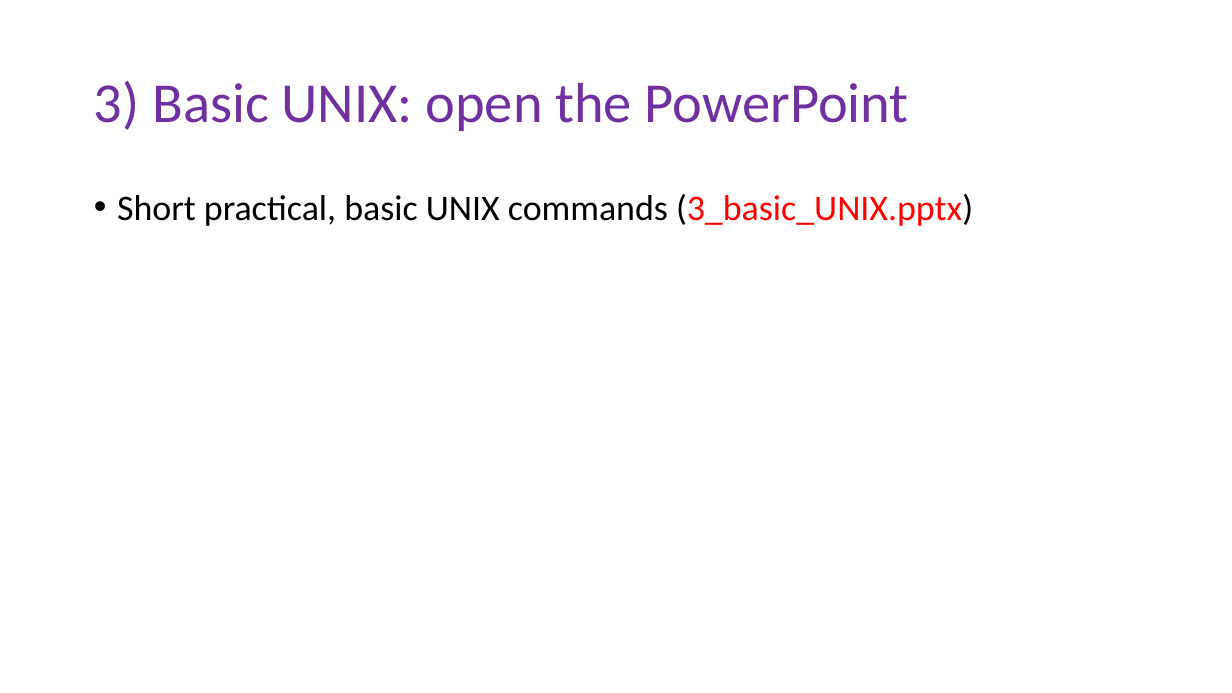
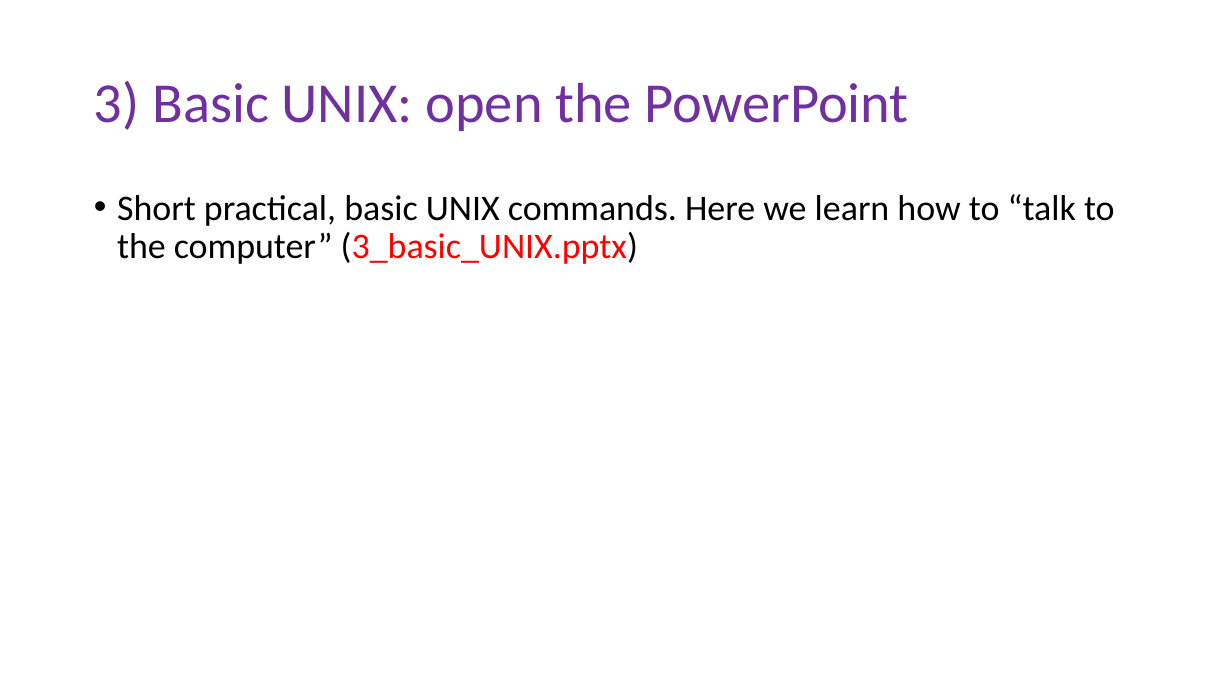
Before and after one commit to peterthorpe5/Msc_Digital_Health, a slide deck: slide 6 of powerpoint/1_ASSEMBLY_WORKSHOP.pptx. Drawn at 1232x693 pixels with LibreOffice and Linux fonts; fonts in the diff are those of the drawing. Boxes give left, top, right and bottom in pixels: in the first picture for what was removed or moved away, otherwise in the second. Text is boxed around its words. In the diff, an @@ line names an element or a change of style, - is before the commit and + after.

```diff
--- a/powerpoint/1_ASSEMBLY_WORKSHOP.pptx
+++ b/powerpoint/1_ASSEMBLY_WORKSHOP.pptx
@@ text at <box>117,194,1115,264</box>: text changed @@
-• Short practical, basic UNIX commands (3_basic_UNIX.pptx)
+• Short practical, basic UNIX commands. Here we learn how to “talk to the computer” (3_basic_UNIX.pptx)
```
Also in this commit, not shown: 2 other slides changed, 14 other files.
